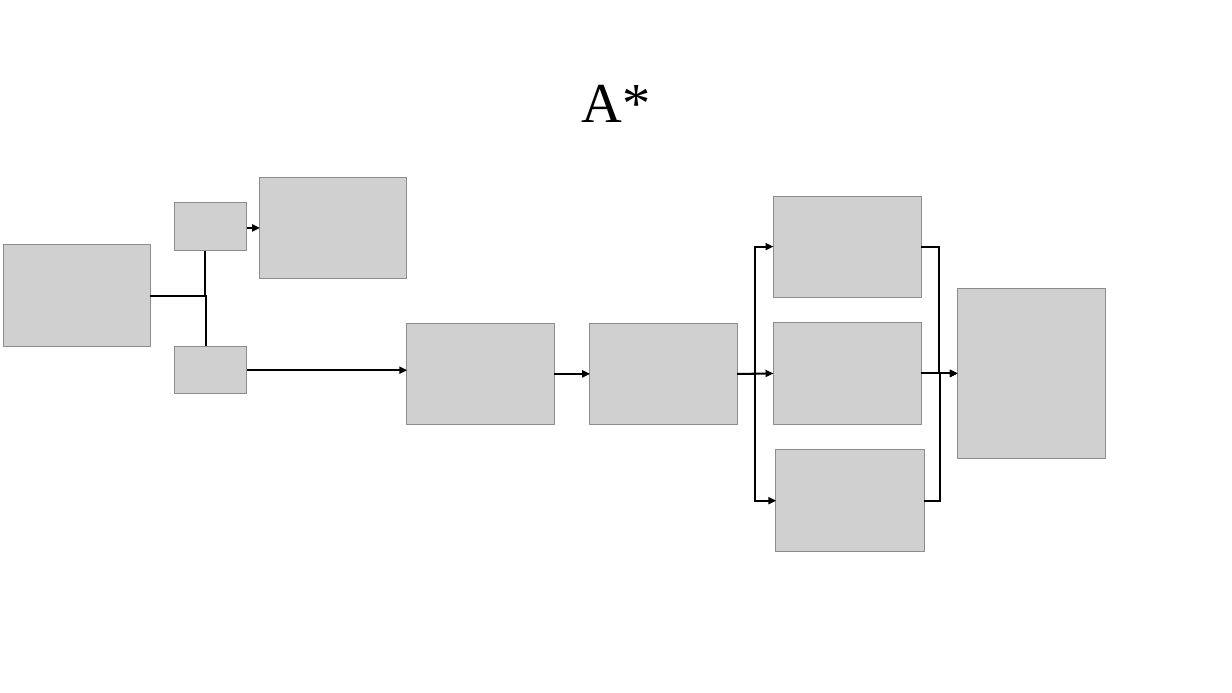
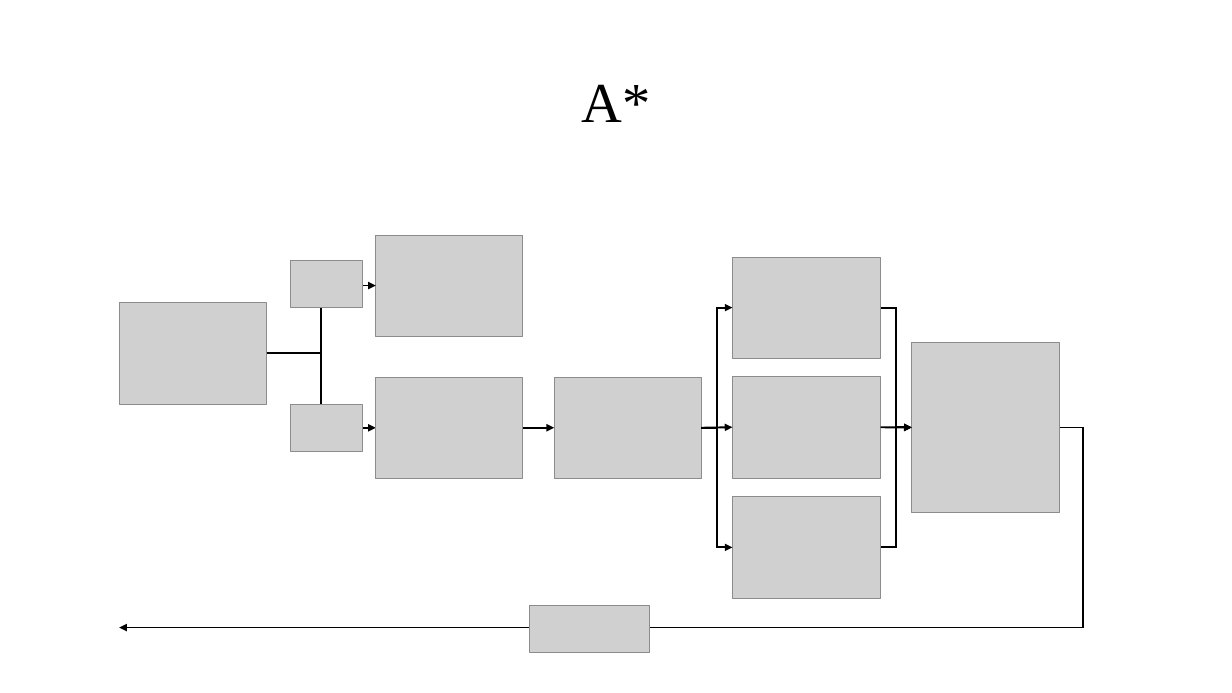
Before and after one commit to auth-transp/evac, a slide deck: slide 3 of Thesis/AStar, DStarLite.pptx (slide 4 before the commit). Drawn at 1232x693 pixels with LibreOffice and Linux fonts; fonts in the diff are those of the drawing; grey boxes stand for pictures. Boxes give left, top, right and bottom in pixels: in the first picture for what was removed or moved away, otherwise in the second. Text is boxed around its words. In the diff, an @@ line names an element or a change of style, - is before the commit and + after.

```diff
--- a/Thesis/AStar, DStarLite.pptx
+++ b/Thesis/AStar, DStarLite.pptx
@@ picture: place and size @@
-picture at (260,177,407,278)
+picture at (376,235,523,335)
@@ picture: place and size @@
-picture at (175,203,247,250)
+picture at (291,261,363,308)
@@ picture: place and size @@
-picture at (774,196,921,297)
+picture at (733,257,881,358)
@@ elbow arrow moved from (151, 296) - (407, 371) to (266, 353) - (376, 286) @@
@@ picture: place and size @@
-picture at (3,245,150,347)
+picture at (119,302,266,404)
@@ elbow arrow moved from (738, 374) - (774, 247) to (701, 428) - (733, 308) @@
@@ elbow arrow moved from (921, 247) - (958, 373) to (881, 308) - (912, 428) @@
@@ elbow arrow moved from (151, 296) - (260, 228) to (266, 353) - (376, 428) @@
@@ picture: place and size @@
-picture at (958,288,1105,457)
+picture at (912,343,1060,512)
@@ picture: place and size @@
-picture at (407,323,554,424)
+picture at (376,377,523,478)
@@ picture: place and size @@
-picture at (590,323,737,424)
+picture at (555,377,701,478)
@@ picture: place and size @@
-picture at (774,323,921,424)
+picture at (733,376,881,478)
@@ picture: place and size @@
-picture at (175,347,247,394)
+picture at (291,404,363,451)
@@ elbow arrow added from (1060, 428) to (119, 628), #000000 1.5 pt @@
@@ arrow moved from (555, 374) - (590, 374) to (523, 428) - (555, 428) @@
@@ elbow arrow moved from (738, 374) - (776, 501) to (701, 428) - (733, 547) @@
@@ arrow moved from (738, 374) - (774, 373) to (701, 428) - (733, 427) @@
@@ elbow arrow moved from (924, 501) - (958, 373) to (881, 547) - (912, 428) @@
@@ arrow moved from (921, 373) - (958, 373) to (881, 427) - (912, 428) @@
@@ picture: place and size @@
-picture at (776,450,924,552)
+picture at (733,496,881,598)
@@ picture added at (531,606,650,653) @@
```
Also in this commit, not shown: 11 other slides changed, 3 slides added, 18 other files.
